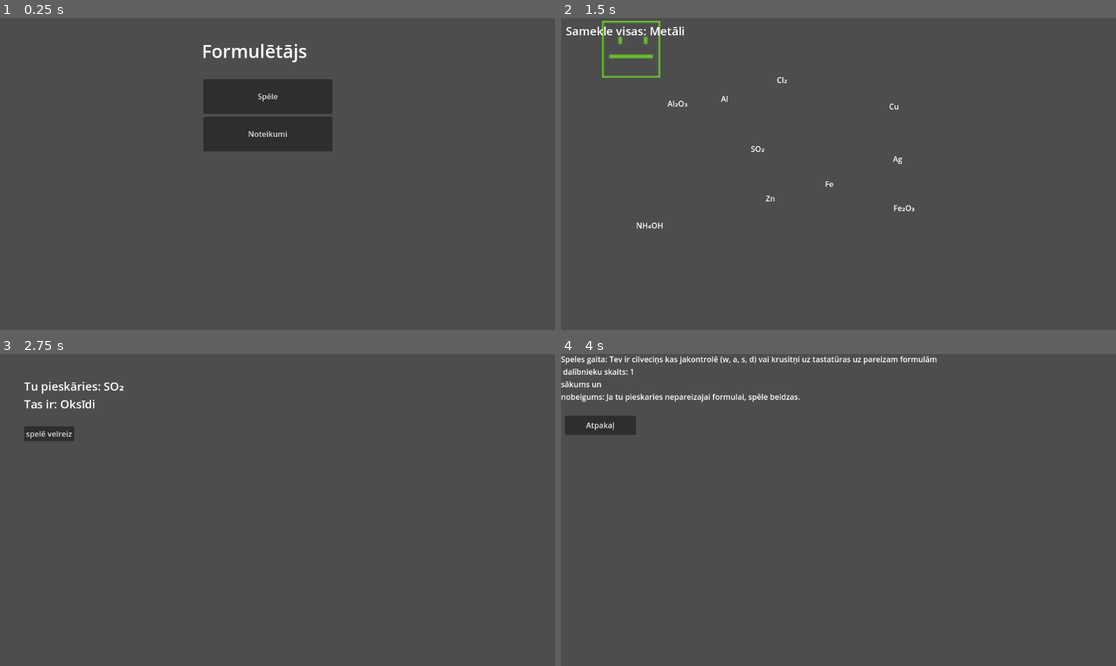
Above: before the commit, frames 1-4 (two rows, left to right).
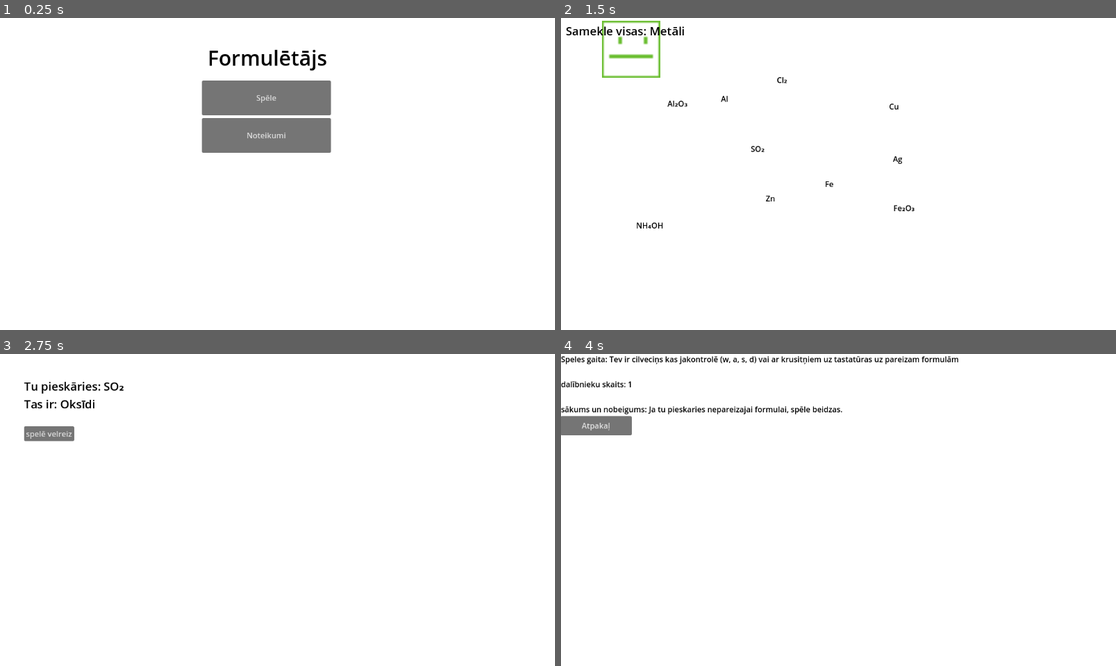
Above: after the commit, the same moments.

Repository: GGLVXD/RandomChemestryGame
Game: Godot game, scene res://Homescreen/main.tscn
The game is run twice, just before and just after one commit, with the same random seed, the same clock (stepped at 60 frames per second) and the same inputs.
Inputs:
- Up to frame 1 (0.25 s): no input
- Up to frame 2 (1.5 s): click "Spēle" at 0.5 s; tap Enter at 1.25 s; hold D (right) from 1.28 s (still down)
- Up to frame 3 (2.75 s): release D (right) at 2.03 s; hold S (down) from 2.03 s (still down)
- Up to frame 4 (4 s): release S (down) at 2.75 s; click "spelē velreiz" at 2.75 s; click "Noteikumi" at 3.5 s

The runs differ from the first frame. In frame 1, 100% of the frame differs, in the area x 0-100%, y 0-100%; in frame 2, 100%; in frame 3, 100%; in frame 4, 100%.

Commit message:
Bakcground + misspell fixes

Diff:
--- a/Game/Game.tscn
+++ b/Game/Game.tscn
@@ -1,7 +1,8 @@
-[gd_scene load_steps=5 format=3 uid="uid://bp05u4n68wh7n"]
+[gd_scene load_steps=6 format=3 uid="uid://bp05u4n68wh7n"]
 
 [ext_resource type="Script" uid="uid://cj15svknexhu1" path="res://Game/Scripts/core.gd" id="1_iv3md"]
 [ext_resource type="Script" uid="uid://cna4l3dawhlfn" path="res://Game/Scripts/player_movement.gd" id="2_37esa"]
+[ext_resource type="Texture2D" uid="uid://b4gmav1d5aljr" path="res://assets/white.png" id="2_jxerj"]
 [ext_resource type="Texture2D" uid="uid://3qpnmi020tar" path="res://assets/Player.png" id="3_jxerj"]
 
 [sub_resource type="RectangleShape2D" id="RectangleShape2D_acwke"]
@@ -9,6 +10,13 @@
 
 [node name="Node2D" type="Node2D"]
 script = ExtResource("1_iv3md")
+
+[node name="TextureRect" type="TextureRect" parent="."]
+offset_left = -8161.0
+offset_top = -3339.0
+offset_right = 9752.0
+offset_bottom = 5542.0
+texture = ExtResource("2_jxerj")
 
 [node name="CharacterBody2D" type="CharacterBody2D" parent="."]
 script = ExtResource("2_37esa")
--- a/Game/Nepareizi/Scripts/nepareizi.gd
+++ b/Game/Nepareizi/Scripts/nepareizi.gd
@@ -5,6 +5,7 @@
 	var label = Label.new()
 	label.text = "Tu pieskāries: " + GlobalData.incorrect_formula + "\nTas ir: " + GlobalData.correct_category
 	label.add_theme_font_size_override("font_size", 24)
+	label.add_theme_color_override("font_color", Color(0, 0, 0))
 	label.position = Vector2(50, 50)
 	add_child(label)
 	# Restart button
--- a/Game/Nepareizi/nepareizi.tscn
+++ b/Game/Nepareizi/nepareizi.tscn
@@ -1,6 +1,14 @@
-[gd_scene load_steps=2 format=3 uid="uid://ctqgqqs22h77g"]
+[gd_scene load_steps=3 format=3 uid="uid://ctqgqqs22h77g"]
 
 [ext_resource type="Script" uid="uid://dgjyaav3egkoj" path="res://Game/Nepareizi/Scripts/nepareizi.gd" id="1_hrno0"]
+[ext_resource type="Texture2D" uid="uid://b4gmav1d5aljr" path="res://assets/white.png" id="2_onq48"]
 
 [node name="Nepareizi" type="Node2D"]
 script = ExtResource("1_hrno0")
+
+[node name="TextureRect" type="TextureRect" parent="."]
+offset_left = -39006.0
+offset_top = -22483.0
+offset_right = 39957.0
+offset_bottom = 21961.0
+texture = ExtResource("2_onq48")
--- a/Game/Pareizi/Scripts/pareizi.gd
+++ b/Game/Pareizi/Scripts/pareizi.gd
@@ -6,6 +6,7 @@
 	var label = Label.new()
 	label.text = "Tu vinnēji!!!!"
 	label.add_theme_font_size_override("font_size", 24)
+	label.add_theme_color_override("font_color", Color(0, 0, 0))
 	label.position = Vector2(50, 50)
 	add_child(label)
 	var button = Button.new()
@@ -16,4 +17,4 @@
 
 # New game
 func _restarte():
-	get_tree().change_scene_to_file("res://main.tscn")
+	get_tree().change_scene_to_file("res://Homescreen/main.tscn")
--- a/Game/Pareizi/pareizi.tscn
+++ b/Game/Pareizi/pareizi.tscn
@@ -1,6 +1,14 @@
-[gd_scene load_steps=2 format=3 uid="uid://bb6tpnx4bcpco"]
+[gd_scene load_steps=3 format=3 uid="uid://bb6tpnx4bcpco"]
 
 [ext_resource type="Script" uid="uid://drph8j3k3vit" path="res://Game/Pareizi/Scripts/pareizi.gd" id="1_45gk6"]
+[ext_resource type="Texture2D" uid="uid://b4gmav1d5aljr" path="res://assets/white.png" id="2_tcmdo"]
 
 [node name="Pareizi" type="Node2D"]
 script = ExtResource("1_45gk6")
+
+[node name="TextureRect" type="TextureRect" parent="."]
+offset_left = -30899.0
+offset_top = -8872.0
+offset_right = 32434.0
+offset_bottom = 15666.0
+texture = ExtResource("2_tcmdo")
--- a/Game/Scripts/core.gd
+++ b/Game/Scripts/core.gd
@@ -43,6 +43,7 @@
 	var label = Label.new()
 	label.text = "Samekle visas: " + target_category
 	label.add_theme_font_size_override("font_size", 24)
+	label.add_theme_color_override("font_color", Color(0, 0, 0))
 	label.position = Vector2(10, 10)
 	add_child(label)
 
@@ -57,6 +58,7 @@
 
 		var label = Label.new()
 		label.text = formula
+		label.add_theme_color_override("font_color", Color(0, 0, 0))
 		formula_node.add_child(label)
 
 		var shape = CollisionShape2D.new()
@@ -87,7 +89,6 @@
 
 func _on_formula_collected(body, formula_node, formula):
 	if body is CharacterBody2D:
-		print("Saskāries ar:", formula)
 		if formula in correct_formulas:
 			collected.append(formula)
 			formula_node.queue_free()
--- a/Homescreen/main.tscn
+++ b/Homescreen/main.tscn
@@ -1,46 +1,63 @@
-[gd_scene load_steps=2 format=3 uid="uid://8bvjpsdp8vbs"]
+[gd_scene load_steps=3 format=3 uid="uid://8bvjpsdp8vbs"]
 
 [ext_resource type="Script" uid="uid://ddp3uu5en2jgq" path="res://Homescreen/Scripts/Play_and_rules_button.gd" id="1_eewap"]
+[ext_resource type="Texture2D" uid="uid://b4gmav1d5aljr" path="res://assets/white.png" id="1_ysugf"]
 
 [node name="Control" type="Control"]
 layout_mode = 3
-anchors_preset = 15
+anchor_left = 0.5
+anchor_top = 0.029
 anchor_right = 1.0
 anchor_bottom = 1.0
+offset_left = -579.0
+offset_top = -15.792
+offset_right = -3.0
+offset_bottom = 3.0
 grow_horizontal = 2
 grow_vertical = 2
 
-[node name="Label" type="Label" parent="."]
+[node name="TextureRect" type="TextureRect" parent="."]
 layout_mode = 1
-anchors_preset = -1
-anchor_left = 0.364
-anchor_top = 0.065
-anchor_right = 0.364
-anchor_bottom = 0.065
-offset_left = -0.328033
-offset_top = -0.120003
-offset_right = 280.672
-offset_bottom = 52.88
-theme_override_font_sizes/font_size = 38
-text = "Formulētājs"
+offset_left = -28753.0
+offset_top = -13624.0
+offset_right = 31204.0
+offset_bottom = 19348.0
+texture = ExtResource("1_ysugf")
 
 [node name="spelet" type="Button" parent="."]
-layout_mode = 0
 offset_left = 422.0
 offset_top = 127.0
 offset_right = 690.0
 offset_bottom = 199.0
 text = "Spēle"
 script = ExtResource("1_eewap")
+metadata/_edit_use_anchors_ = true
 
-[node name="noteikumi" type="Button" parent="."]
+[node name="noteikumi" type="Button" parent="spelet"]
 layout_mode = 0
-offset_left = 422.0
-offset_top = 205.0
-offset_right = 690.0
-offset_bottom = 277.0
+offset_top = 78.0
+offset_right = 268.0
+offset_bottom = 150.0
 text = "Noteikumi"
 script = ExtResource("1_eewap")
+metadata/_edit_use_anchors_ = true
+
+[node name="Label" type="Label" parent="spelet"]
+layout_mode = 1
+anchors_preset = -1
+anchor_left = 0.5
+anchor_top = -0.896
+anchor_right = 0.5
+anchor_bottom = -0.896
+offset_left = -122.0
+offset_top = -12.488
+offset_right = 128.0
+offset_bottom = 53.512
+grow_horizontal = 2
+grow_vertical = 2
+theme_override_colors/font_color = Color(0, 0, 0, 1)
+theme_override_font_sizes/font_size = 43
+text = "Formulētājs"
 
 [connection signal="pressed" from="spelet" to="spelet" method="_on_spelet_pressed"]
-[connection signal="pressed" from="noteikumi" to="noteikumi" method="_on_noteikumi_pressed"]
+[connection signal="pressed" from="spelet/noteikumi" to="spelet/noteikumi" method="_on_noteikumi_pressed"]
--- a/Homescreen/noteikumi.tscn
+++ b/Homescreen/noteikumi.tscn
@@ -1,6 +1,7 @@
-[gd_scene load_steps=2 format=3 uid="uid://coudks7dxmqoo"]
+[gd_scene load_steps=3 format=3 uid="uid://coudks7dxmqoo"]
 
 [ext_resource type="Script" uid="uid://bcpxamiy6164" path="res://Homescreen/Scripts/Back_to_home_button.gd" id="1_28d1c"]
+[ext_resource type="Texture2D" uid="uid://b4gmav1d5aljr" path="res://assets/white.png" id="1_73om3"]
 
 [node name="Noteikumi" type="Control"]
 layout_mode = 3
@@ -10,25 +11,35 @@
 grow_horizontal = 2
 grow_vertical = 2
 
+[node name="TextureRect" type="TextureRect" parent="."]
+layout_mode = 0
+offset_left = -4915.0
+offset_top = -2442.0
+offset_right = 6470.0
+offset_bottom = 4120.0
+texture = ExtResource("1_73om3")
+
 [node name="Label" type="Label" parent="."]
 layout_mode = 0
 offset_top = -1.0
-offset_right = 781.0
-offset_bottom = 126.0
-text = "Speles gaita: Tev ir cilveciņs kas jakontrolē (w, a, s, d) vai krusitņi uz tastatūras uz pareizam formulām
- dalībnieku skaits: 1
-sākums un
-nobeigums: Ja tu pieskaries nepareizajai formulai, spēle beidzas.
+offset_right = 826.0
+offset_bottom = 152.0
+theme_override_colors/font_color = Color(0, 0, 0, 1)
+text = "Speles gaita: Tev ir cilveciņs kas jakontrolē (w, a, s, d) vai ar krusitņiem uz tastatūras uz pareizam formulām
+
+dalībnieku skaits: 1
+
+sākums un nobeigums: Ja tu pieskaries nepareizajai formulai, spēle beidzas.
 "
 
 [node name="atpakal" type="Button" parent="."]
 layout_mode = 1
 anchors_preset = -1
 anchor_right = 0.007
-offset_left = 8.0
-offset_top = 128.0
-offset_right = 147.936
-offset_bottom = 168.0
+offset_left = -1.0
+offset_top = 129.0
+offset_right = 138.936
+offset_bottom = 169.0
 text = "Atpakaļ"
 script = ExtResource("1_28d1c")
 
--- a/project.godot
+++ b/project.godot
@@ -21,11 +21,11 @@
 config/icon="uid://btdi44g3g1dp8"
 config/macos_native_icon="uid://btdi44g3g1dp8"
 config/windows_native_icon="uid://btdi44g3g1dp8"
-boot_splash/minimum_display_time=500
+boot_splash/minimum_display_time=5000
 
 [autoload]
 
-GlobalData="*res://Game/Scripts/GlobalData.gd"
+GlobalData="*res://GlobalData.gd"
 
 [debug]
 
@@ -67,3 +67,4 @@
 
 renderer/rendering_method="gl_compatibility"
 renderer/rendering_method.mobile="gl_compatibility"
+textures/vram_compression/import_etc2_astc=true
Renamed: Game/Scripts/GlobalData.gd -> GlobalData.gd
Renamed: Game/Scripts/GlobalData.gd.uid -> GlobalData.gd.uid
Binary file added: assets/formuletajsbackground.png
Not shown, added: assets/formuletajsbackground.png.import
Binary file added: assets/white.png
Not shown, added: assets/white.png.import
Not shown, changed: export_presets.cfg
